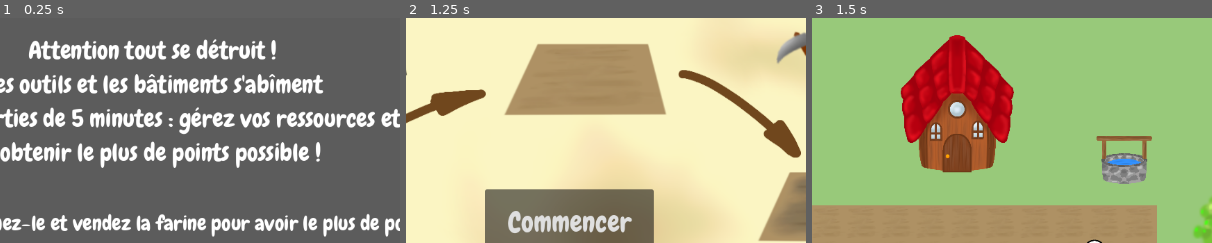
Above: before the commit, frames 1-3 (left to right).
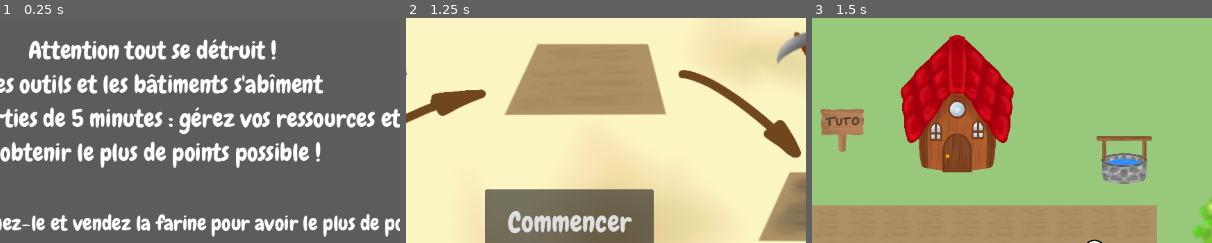
Above: after the commit, the same moments.

Repository: LaClimSx/Back-to-the-roots
Game: Godot game, scene res://Scenes/main_menu.tscn
Same seed, same stepped clock (60 frames per second), same inputs: the game is played once before the commit and once after it.
Inputs:
- Up to frame 1 (0.25 s): no input
- Up to frame 2 (1.25 s): click "Continuer" at 0.5 s
- Up to frame 3 (1.5 s): click "Commencer" at 1.25 s
The pictures show only the part of the screen within x 31-81%, y 5-55%; the shares and areas given below are measured in that part.

Frames 1-2 are identical in both runs. In frame 3, 1.4% of the frame differs, in the area x 2-13%, y 40-60%.

Commit message:
ajout du panneau tuto

Diff:
--- /dev/null
+++ b/Scenes/panneau.tscn
@@ -0,0 +1,180 @@
+[gd_scene load_steps=12 format=3 uid="uid://dk14a45apvgyf"]
+
+[ext_resource type="Script" path="res://panneau.gd" id="1_ckt2o"]
+[ext_resource type="Texture2D" uid="uid://bgrlr5m374drk" path="res://Assets/panneau.png" id="2_31anm"]
+[ext_resource type="AudioStream" uid="uid://d0548sfy1jatg" path="res://Assets/Sounds/moudre.mp3" id="3_jfpei"]
+[ext_resource type="Texture2D" uid="uid://ci8djy5v8ei03" path="res://Assets/Cyrielle/interactions_tuto.png" id="4_hxlpo"]
+[ext_resource type="FontFile" uid="uid://ccu6jholutsm4" path="res://Assets/Fonts/Chewy-Regular.ttf" id="5_kpkoc"]
+[ext_resource type="PackedScene" uid="uid://ljyyhfin2fwg" path="res://Scenes/interact_label.tscn" id="6_2pjcv"]
+
+[sub_resource type="CapsuleShape2D" id="CapsuleShape2D_1hfrl"]
+radius = 27.0
+height = 96.0
+
+[sub_resource type="Animation" id="Animation_xshtp"]
+length = 0.001
+tracks/0/type = "value"
+tracks/0/imported = false
+tracks/0/enabled = true
+tracks/0/path = NodePath(".:offset")
+tracks/0/interp = 1
+tracks/0/loop_wrap = true
+tracks/0/keys = {
+"times": PackedFloat32Array(0),
+"transitions": PackedFloat32Array(1),
+"update": 0,
+"values": [Vector2(0, -600)]
+}
+
+[sub_resource type="Animation" id="Animation_c6bgu"]
+resource_name = "TransIN"
+tracks/0/type = "value"
+tracks/0/imported = false
+tracks/0/enabled = true
+tracks/0/path = NodePath(".:offset")
+tracks/0/interp = 1
+tracks/0/loop_wrap = true
+tracks/0/keys = {
+"times": PackedFloat32Array(-0.0333333, 1),
+"transitions": PackedFloat32Array(1, 1),
+"update": 0,
+"values": [Vector2(0, -600), Vector2(0, 0)]
+}
+
+[sub_resource type="Animation" id="Animation_utt4i"]
+resource_name = "TransOUT"
+tracks/0/type = "value"
+tracks/0/imported = false
+tracks/0/enabled = true
+tracks/0/path = NodePath(".:offset")
+tracks/0/interp = 1
+tracks/0/loop_wrap = true
+tracks/0/keys = {
+"times": PackedFloat32Array(0, 1),
+"transitions": PackedFloat32Array(1, 1),
+"update": 0,
+"values": [Vector2(0, 0), Vector2(0, -600)]
+}
+
+[sub_resource type="AnimationLibrary" id="AnimationLibrary_ril8e"]
+_data = {
+"RESET": SubResource("Animation_xshtp"),
+"TransIN": SubResource("Animation_c6bgu"),
+"TransOUT": SubResource("Animation_utt4i")
+}
+
+[node name="Panneau" type="Area2D"]
+process_mode = 2
+script = ExtResource("1_ckt2o")
+
+[node name="Sprite2D" type="Sprite2D" parent="."]
+position = Vector2(49, 49)
+texture = ExtResource("2_31anm")
+
+[node name="CollisionPolygon2D" type="CollisionPolygon2D" parent="."]
+polygon = PackedVector2Array(13, 61, 43, 60, 43, 89, 55, 90, 56, 59, 87, 60, 88, 14, 12, 15)
+
+[node name="interractionzone" type="Area2D" parent="CollisionPolygon2D"]
+
+[node name="CollisionShape2D" type="CollisionShape2D" parent="CollisionPolygon2D/interractionzone"]
+position = Vector2(49, 82)
+rotation = -1.5708
+shape = SubResource("CapsuleShape2D_1hfrl")
+
+[node name="panneau interraction" type="CanvasLayer" parent="."]
+process_mode = 3
+offset = Vector2(0, -600)
+transform = Transform2D(1, 0, 0, 1, 0, -600)
+
+[node name="Panel" type="Panel" parent="panneau interraction"]
+anchors_preset = -1
+anchor_left = 0.5
+anchor_top = 0.498
+anchor_right = 0.5
+anchor_bottom = 0.498
+offset_left = -497.0
+offset_top = -245.704
+offset_right = 531.0
+offset_bottom = 245.296
+grow_horizontal = 2
+grow_vertical = 2
+
+[node name="Anim" type="AnimationPlayer" parent="panneau interraction"]
+libraries = {
+"": SubResource("AnimationLibrary_ril8e")
+}
+autoplay = "RESET"
+
+[node name="Control" type="Control" parent="panneau interraction"]
+layout_mode = 3
+anchors_preset = 0
+offset_left = 78.0
+offset_top = 78.0
+offset_right = 1104.0
+offset_bottom = 567.0
+
+[node name="close" type="Button" parent="panneau interraction/Control"]
+self_modulate = Color(1, 0, 0, 1)
+layout_mode = 1
+anchors_preset = 1
+anchor_left = 1.0
+anchor_right = 1.0
+offset_left = -46.0
+offset_top = 7.0
+offset_right = -8.0
+offset_bottom = 45.0
+grow_horizontal = 0
+theme_override_font_sizes/font_size = 21
+text = "X"
+
+[node name="grind" type="AudioStreamPlayer" parent="panneau interraction"]
+stream = ExtResource("3_jfpei")
+volume_db = -25.0
+
+[node name="cercle" type="Sprite2D" parent="panneau interraction"]
+position = Vector2(431, 333)
+scale = Vector2(0.519444, 0.519444)
+texture = ExtResource("4_hxlpo")
+
+[node name="regles" type="Label" parent="panneau interraction"]
+offset_left = 777.0
+offset_top = 133.0
+offset_right = 1096.0
+offset_bottom = 359.0
+theme_override_fonts/font = ExtResource("5_kpkoc")
+theme_override_font_sizes/font_size = 20
+text = "Attention tout se détruit et s'émousse !
+Les outils et bâtiments s'abîment, les taux d'échanges baissent et les coûts de réparation augmentent
+Vous jouerez 3 parties de 5 minutes : gérez vos ressources et essayez d'obtenir le plus de points possible !"
+horizontal_alignment = 1
+autowrap_mode = 3
+
+[node name="commande" type="Label" parent="panneau interraction"]
+offset_left = 772.0
+offset_top = 353.0
+offset_right = 1096.0
+offset_bottom = 584.0
+theme_override_fonts/font = ExtResource("5_kpkoc")
+theme_override_font_sizes/font_size = 17
+text = "Cultivez du blé, transformez-le et vendez la farine pour avoir le plus de points possible !
+Déplacement : WASD ou flèches
+Utilisation des objets : Espace une fois en main (appuyez sur 1, 2, 3, 4, 5, 6, 7, 8, 9 pour changer d'objet)
+Réparer un bâtiment : Prendre le marteau en main et appuyer sur R"
+horizontal_alignment = 1
+autowrap_mode = 3
+
+[node name="InteractLabel" parent="." instance=ExtResource("6_2pjcv")]
+offset_left = -51.0
+offset_top = -45.0
+offset_right = 148.0
+offset_bottom = 12.0
+theme_override_fonts/font = ExtResource("5_kpkoc")
+theme_override_font_sizes/font_size = 20
+text = "Appuyez sur \"Espace\" pour ouvrir le tuto"
+horizontal_alignment = 1
+vertical_alignment = 1
+autowrap_mode = 3
+
+[connection signal="body_entered" from="CollisionPolygon2D/interractionzone" to="." method="_on_interractionzone_body_entered"]
+[connection signal="body_exited" from="CollisionPolygon2D/interractionzone" to="." method="_on_interractionzone_body_exited"]
+[connection signal="pressed" from="panneau interraction/Control/close" to="." method="_on_close_pressed"]
--- a/Scenes/world.tscn
+++ b/Scenes/world.tscn
@@ -18,6 +18,7 @@
 [ext_resource type="AudioStream" uid="uid://cy23ji07kompb" path="res://Assets/Sounds/water.mp3" id="16_7dtll"]
 [ext_resource type="AudioStream" uid="uid://btriyu12tfqqk" path="res://Assets/Sounds/digging.mp3" id="16_trdff"]
 [ext_resource type="AudioStream" uid="uid://dyiyrljswhkm3" path="res://Assets/Sounds/plant.mp3" id="18_lbdy7"]
+[ext_resource type="PackedScene" uid="uid://dk14a45apvgyf" path="res://Scenes/panneau.tscn" id="19_xx2e0"]
 
 [sub_resource type="TileSetAtlasSource" id="TileSetAtlasSource_dy6s2"]
 texture = ExtResource("3_v4820")
@@ -197,6 +198,11 @@
 stream = ExtResource("18_lbdy7")
 volume_db = -15.0
 
+[node name="Panneau" parent="." instance=ExtResource("19_xx2e0")]
+process_mode = 3
+position = Vector2(178.125, 75.0629)
+scale = Vector2(0.4, 0.4)
+
 [connection signal="scoreUpdated" from="CanvasLayer/Inventory" to="CanvasLayer" method="_on_inventory_score_updated"]
 [connection signal="timeout" from="worldTimer" to="." method="_on_world_timer_timeout"]
 [connection signal="timeout" from="worldTimer" to="LayerGroup/Crops" method="_on_world_timer_timeout"]
--- /dev/null
+++ b/panneau.gd
@@ -0,0 +1,55 @@
+extends Area2D
+
+var player_inside : bool = false
+var is_open: bool = false
+
+var variante1 = "Attention tout se détruit et s'émousse !
+Les outils et bâtiments s'abîment, les taux d'échanges baissent et les coûts de réparation augmentent
+Vous jouerez 3 parties de 5 minutes : gérez vos ressources et essayez d'obtenir le plus de points possible !"
+var variante2 = "Attention tout se détruit !
+Les outils et bâtiments s'abîment et les coûts de réparation augmentent
+Vous jouerez 3 parties de 5 minutes : gérez vos ressources et essayez d'obtenir le plus de points possible !"
+var variante3 = "Attention tout se détruit !
+Les outils et les bâtiments s'abîment
+Vous jouerez 3 parties de 5 minutes : gérez vos ressources et essayez d'obtenir le plus de points possible !"
+
+# Called when the node enters the scene tree for the first time.
+func _ready() -> void:
+	$"panneau interraction/regles".text = variante1
+	$InteractLabel.hide()
+	match Global.game_variation :
+		1 :
+			$"panneau interraction/regles".text = variante1
+		2 :
+			$"panneau interraction/regles".text = variante2
+		3 :
+			$"panneau interraction/regles".text = variante3
+
+
+# Called every frame. 'delta' is the elapsed time since the previous frame.
+func _process(delta: float) -> void:
+	if Input.is_action_pressed("Esc") && is_open:
+		_on_close_pressed()
+
+	if Input.is_action_pressed("Interact") :
+		is_open = true
+		$"panneau interraction".get_parent().get_tree().paused = true
+		$"panneau interraction/Anim".play("TransIN")
+
+func _on_close_pressed() -> void:
+		$"panneau interraction/Anim".play("TransOUT")
+		is_open = false
+		$"panneau interraction".get_parent().get_tree().paused = false
+
+
+func _on_interractionzone_body_entered(body: Node2D) -> void:
+	if body.name == "Player":
+		player_inside = true
+		$InteractLabel.show()
+
+
+func _on_interractionzone_body_exited(body: Node2D) -> void:
+	if body.name == "Player":
+		player_inside = false
+		is_open = false
+		$InteractLabel.hide()
Binary file added: Assets/panneau.png
Not shown, added: Assets/panneau.png.import
Not shown: 1 places in Scenes/door.tscn that only renumber resources
Not shown: 1 places in Scenes/house.tscn that only renumber resources
Not shown: 1 places in Scenes/world.tscn that only renumber resources
